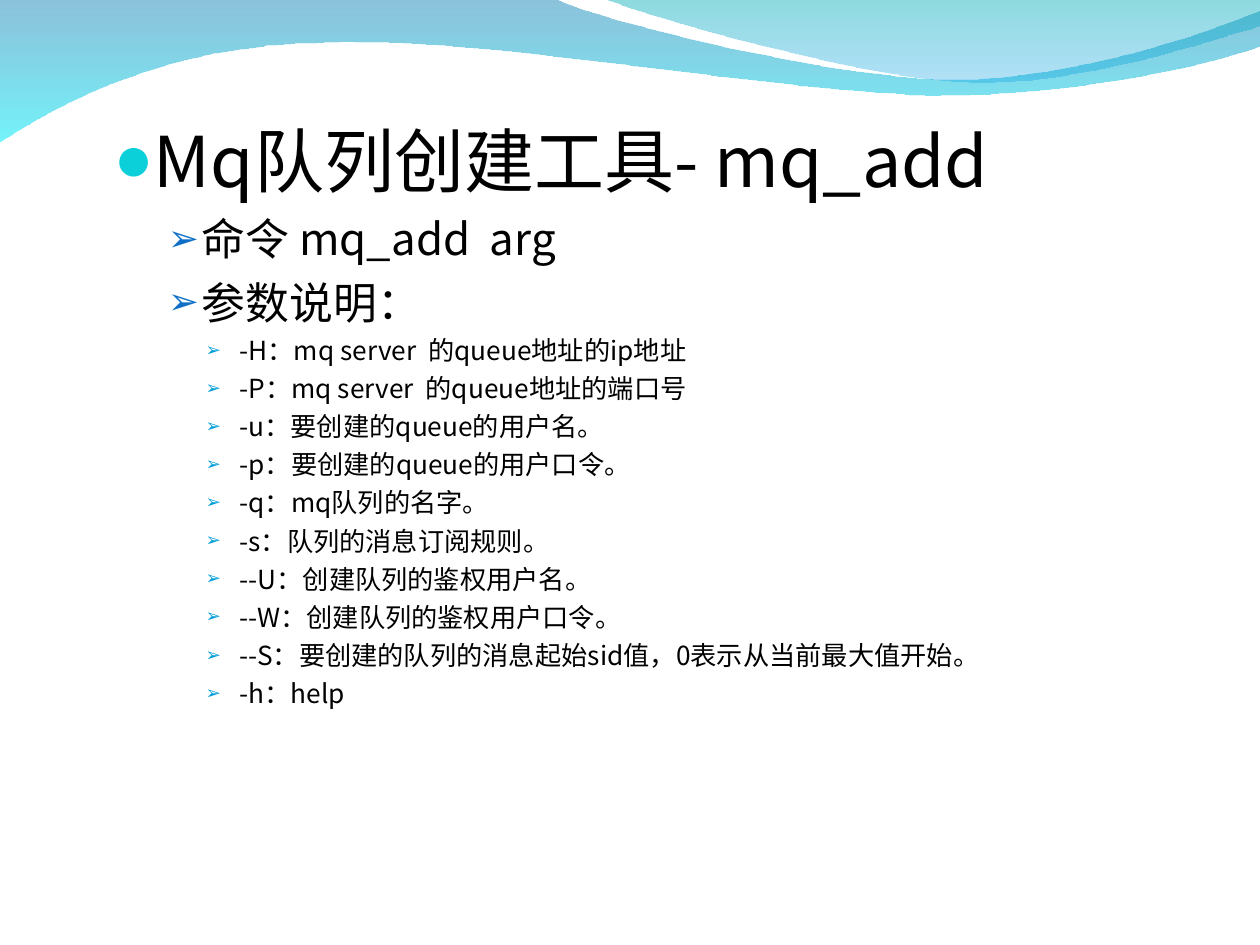
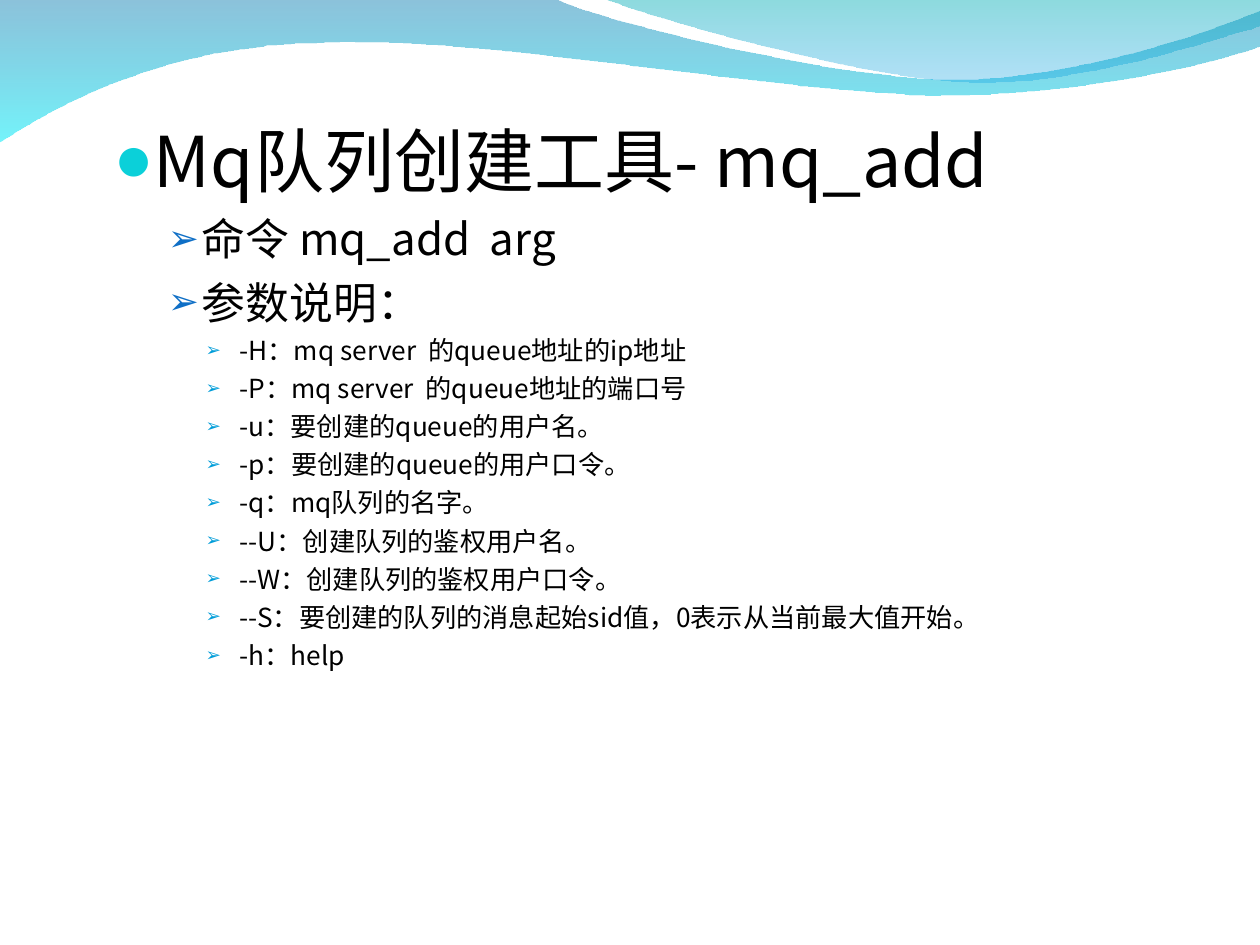
Before and after one commit to zxf1864/cwinux-mq, a slide deck: slide 30 of mq/doc/mq_introduce.ppt (slide 33 before the commit). Drawn at 1260x945 pixels with LibreOffice and Linux fonts; fonts in the diff are those of the drawing; background and template pictures are left out. Boxes give left, top, right and bottom in pixels: in the first picture for what was removed or moved away, otherwise in the second. Text is boxed around its words. In the diff, an @@ line names an element or a change of style, - is before the commit and + after.

```diff
--- a/mq/doc/mq_introduce.ppt
+++ b/mq/doc/mq_introduce.ppt
@@ text at box(239, 528, 549, 553): paragraph removed @@
-    ➢ -s：队列的消息订阅规则。
```
Also in this commit, not shown: 14 other slides changed, 1 slide added, 4 slides removed, 8 other files.
